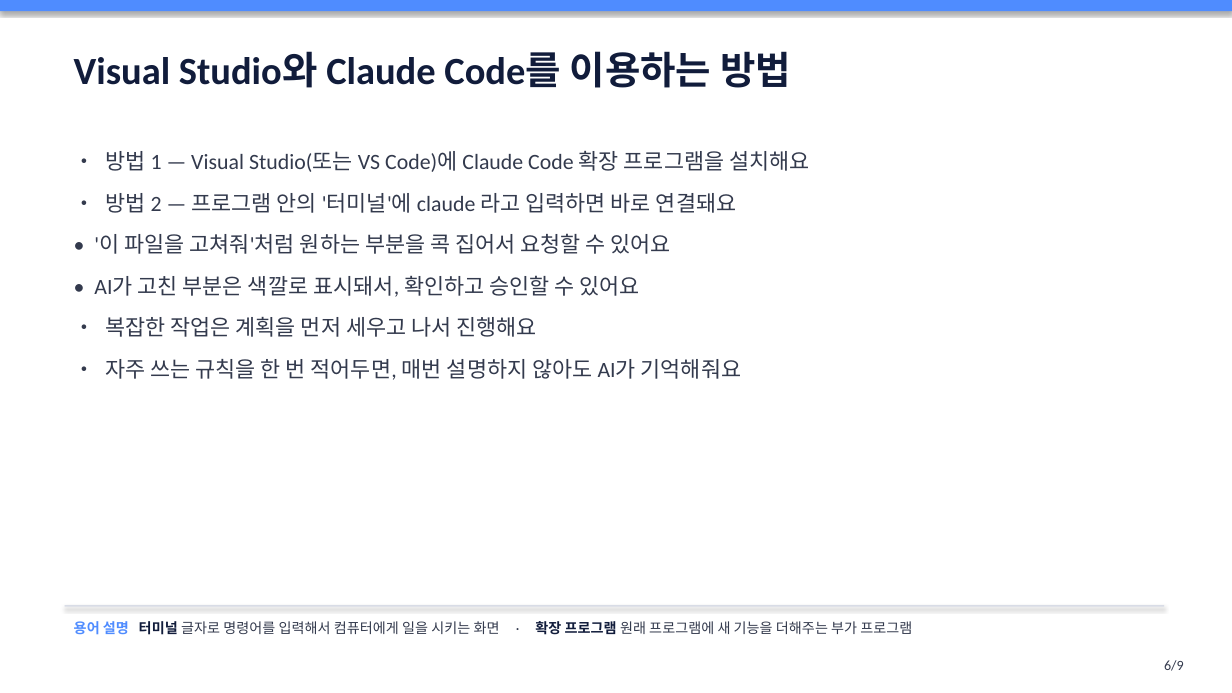
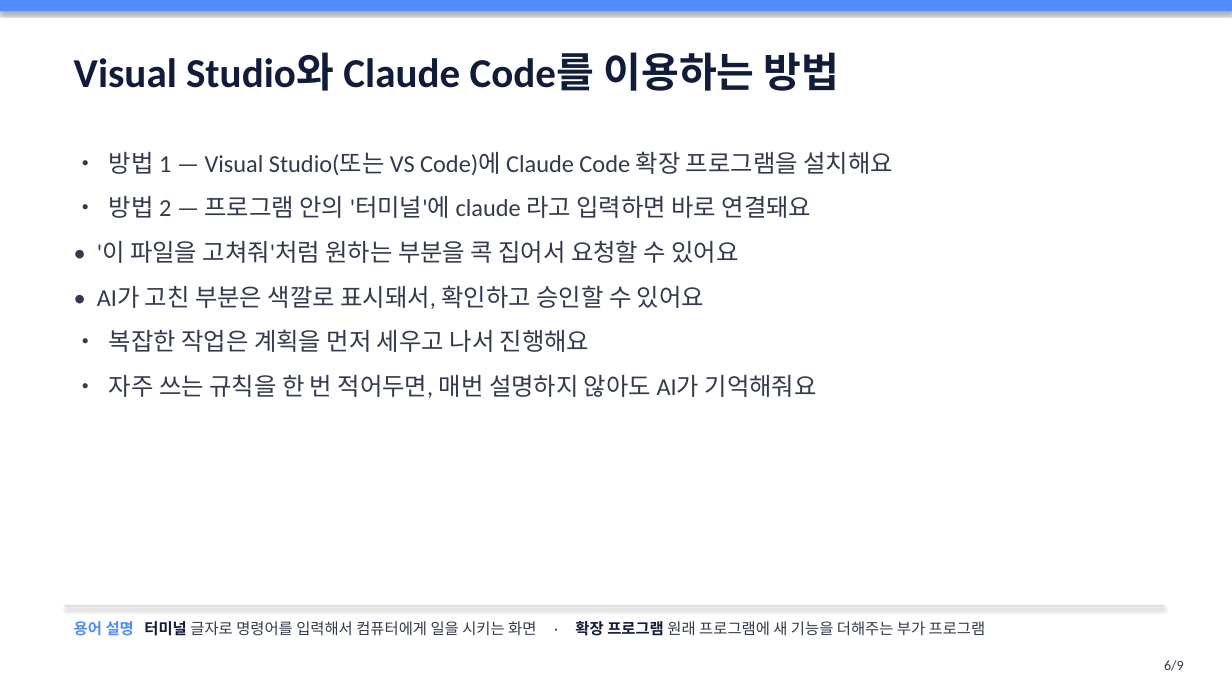
Before and after one commit to oysking55-ctrl/pt-agent, a slide deck: slide 6 of docs/01-visual-studio-agent/slides.pptx. Drawn at 1232x693 pixels with LibreOffice and Linux fonts; fonts in the diff are those of the drawing. Boxes give left, top, right and bottom in pixels: in the first picture for what was removed or moved away, otherwise in the second. Text is boxed around its words. In the diff, an @@ line names an element or a change of style, - is before the commit and + after.

```diff
--- a/docs/01-visual-studio-agent/slides.pptx
+++ b/docs/01-visual-studio-agent/slides.pptx
@@ text "Visual Studio와 Claude Code를 이용하는 ..." at bbox=[74, 52, 840, 91]: size 30 to 32 pt @@
@@ text "• 방법 1 — Visual ..." at bbox=[97, 151, 893, 398]: size 17 to 19 pt @@
@@ text "용어 설명 터미널 글자로 명령어를 ..." at bbox=[74, 621, 986, 636]: size 11 to 12 pt @@
```
Also in this commit, not shown: 8 other slides changed, 10 other files.
